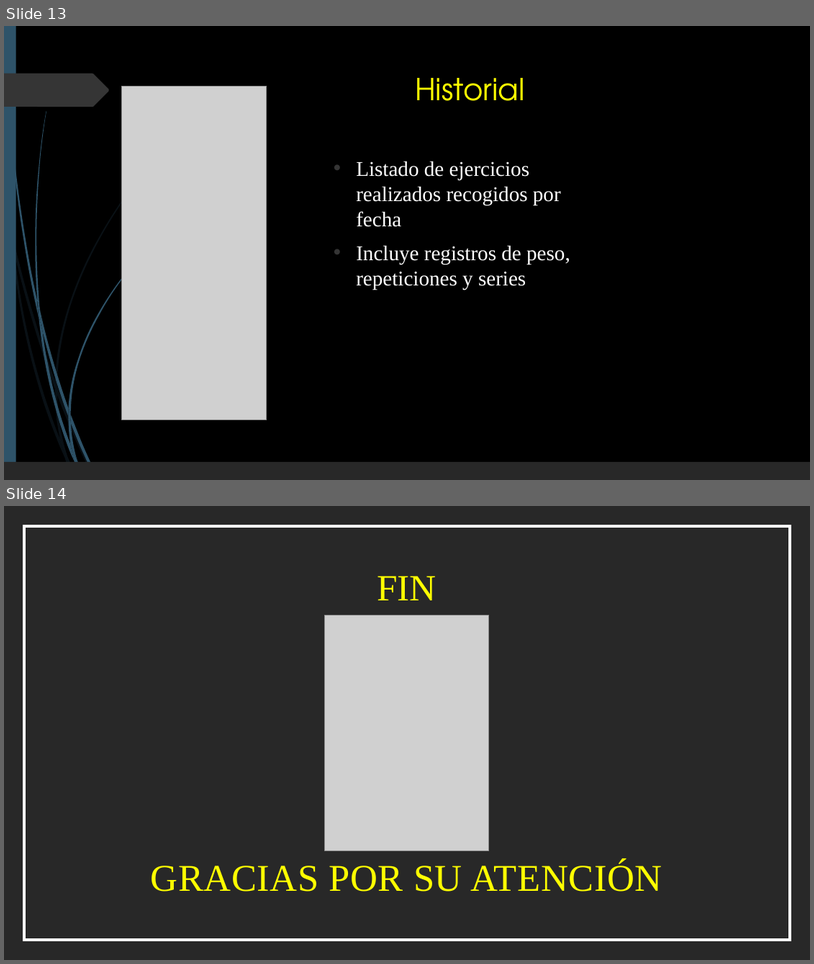
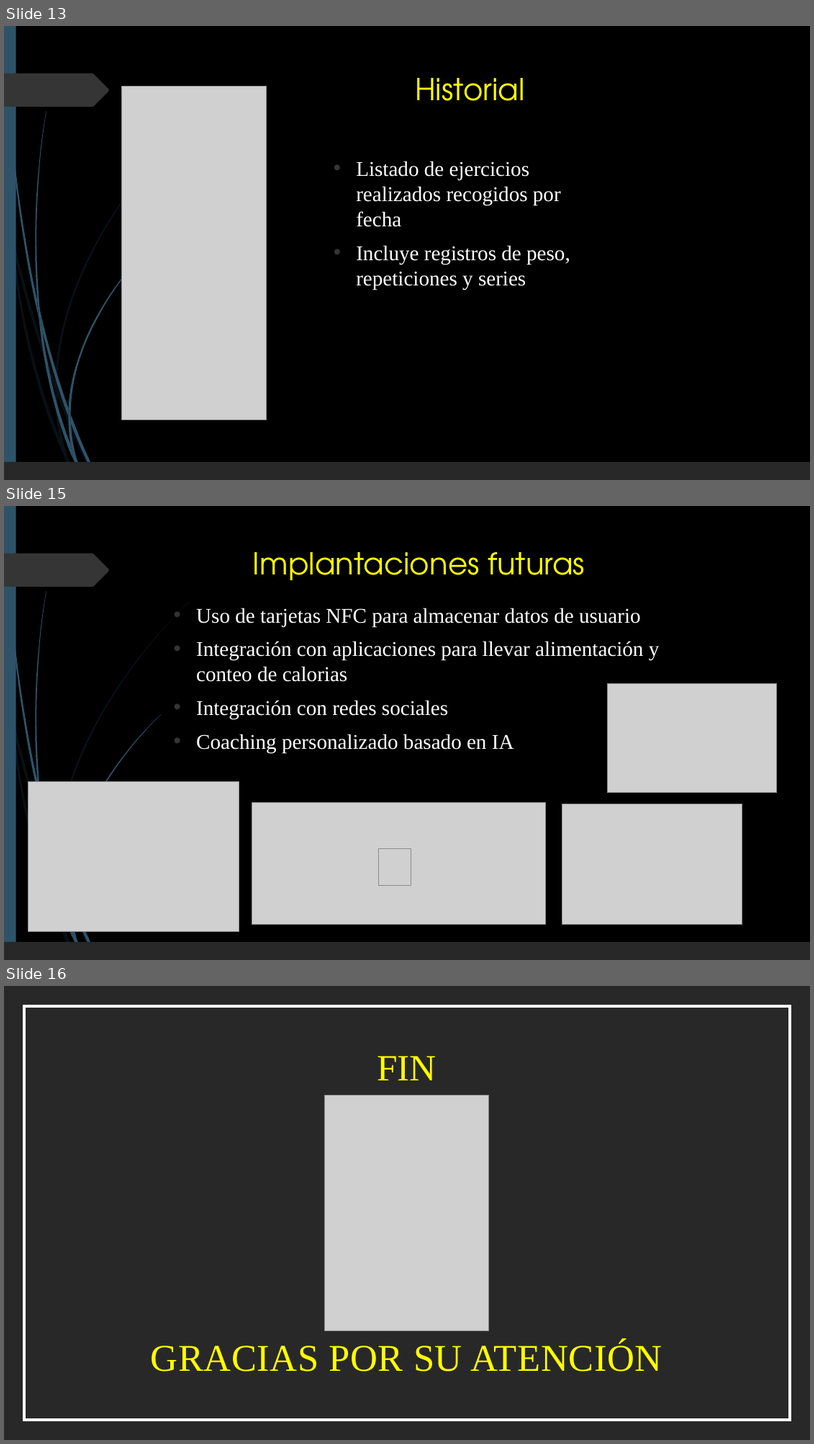
Before and after one commit to JavierRamiro8/Temple-Body, a slide deck: Documentacion/TEMPLE BODY.pptx. Shown one above the other, each under a label of ours: slides 13 and 14 before the commit, slides 13, 15 and 16 after it; the slides between them are not shown. The pictures are 814x964 and 814x1444 pixels, drawn with LibreOffice and Linux fonts; fonts in the diff are those of the drawing; grey boxes stand for pictures. Boxes give left, top, right and bottom in pixels: in the first picture for what was removed or moved away, otherwise in the second. Text is boxed around its words. In the diff, an @@ line names an element or a change of style, - is before the commit and + after.

```diff
--- a/Documentacion/TEMPLE BODY.pptx
+++ b/Documentacion/TEMPLE BODY.pptx
@@ slide 15 added at bbox=[4, 506, 810, 960], background #000000; not listed: 22 template elements that a slide beside it also shows @@
@@ title added at bbox=[253, 552, 585, 580], 36 pt, text #FFFF00 @@
+Implantaciones futuras
@@ text added at bbox=[196, 608, 660, 752], 25 pt, text #FFFFFF @@
+• Uso de tarjetas NFC para almacenar datos de usuario
+• Integración con aplicaciones para llevar alimentación y conteo de calorias
+• Integración con redes sociales
+• Coaching personalizado basado en IA
@@ picture added at bbox=[608, 683, 777, 792] @@
@@ picture added at bbox=[28, 782, 239, 932] @@
@@ picture added at bbox=[252, 803, 546, 924] @@
@@ picture added at bbox=[563, 804, 743, 924] @@
@@ picture added at bbox=[378, 849, 411, 885] @@
@@ what was slide 14 is now slide 16 @@
```
Also in this commit, not shown: 1 slide changed, 1 other slide added, 1 other file.
